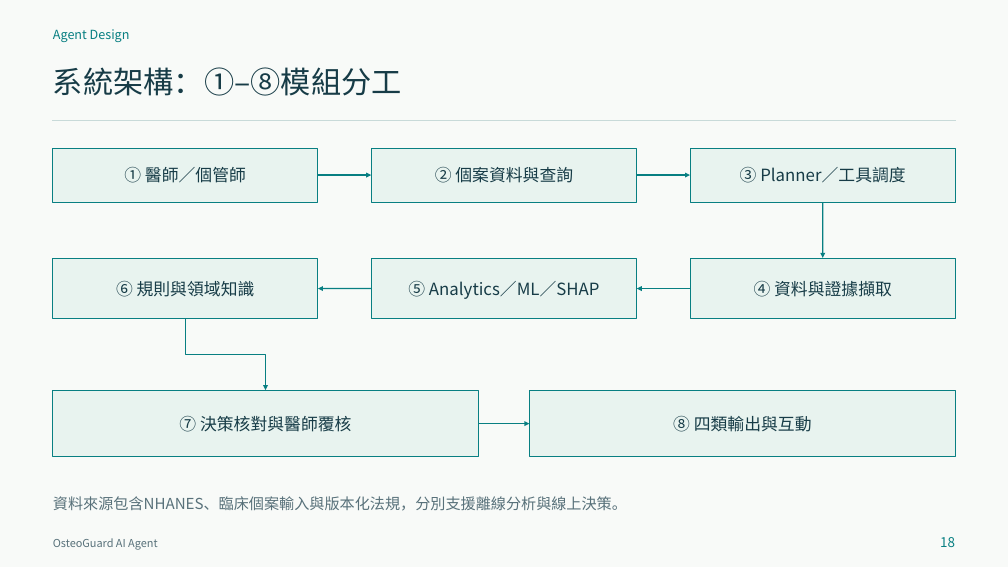
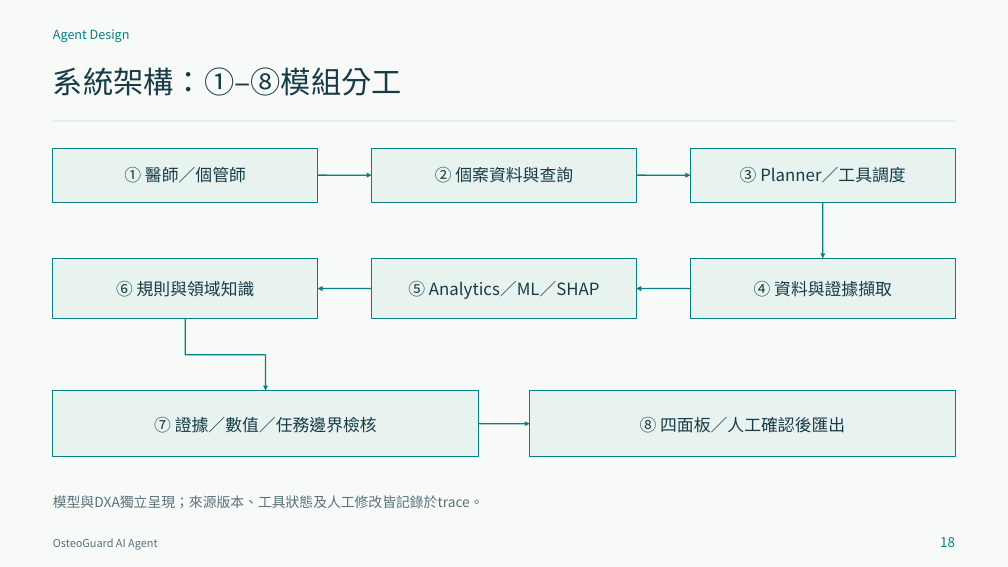
Before and after one commit to contemplator/nchu-bone-health-agent, a slide deck: slide 18 of output/OsteoGuard_Proposal_20261102.pptx. Drawn at 1008x567 pixels with LibreOffice and Linux fonts; fonts in the diff are those of the drawing. Boxes give left, top, right and bottom in pixels: in the first picture for what was removed or moved away, otherwise in the second. Text is boxed around its words. In the diff, an @@ line names an element or a change of style, - is before the commit and + after.

Commit message:
update: 修改期末 Proposal 相關檔案 fix: 參考文獻和文件內容衝突的部分

```diff
--- a/output/OsteoGuard_Proposal_20261102.pptx
+++ b/output/OsteoGuard_Proposal_20261102.pptx
@@ line (53, 121) - (955, 121): stroke #C8DAD9 0.75 pt to #C8DAD9 1 pt @@
@@ text at [154,416,377,433]: text changed @@
-⑦ 決策核對與醫師覆核
+⑦ 證據／數值／任務邊界檢核
@@ text at [640,417,845,433]: text changed @@
-⑧ 四類輸出與互動
+⑧ 四面板／人工確認後匯出
@@ text removed at [53,496,627,511] @@
-資料來源包含NHANES、臨床個案輸入與版本化法規，分別支援離線分析與線上決策。
@@ text added at [53,495,484,508], 16.5 pt, text #58717A @@
+模型與DXA獨立呈現；來源版本、工具狀態及人工修改皆記錄於trace。
```
Also in this commit, not shown: 28 other slides changed, 6 slides added, 6 slides removed, 7 other files.
